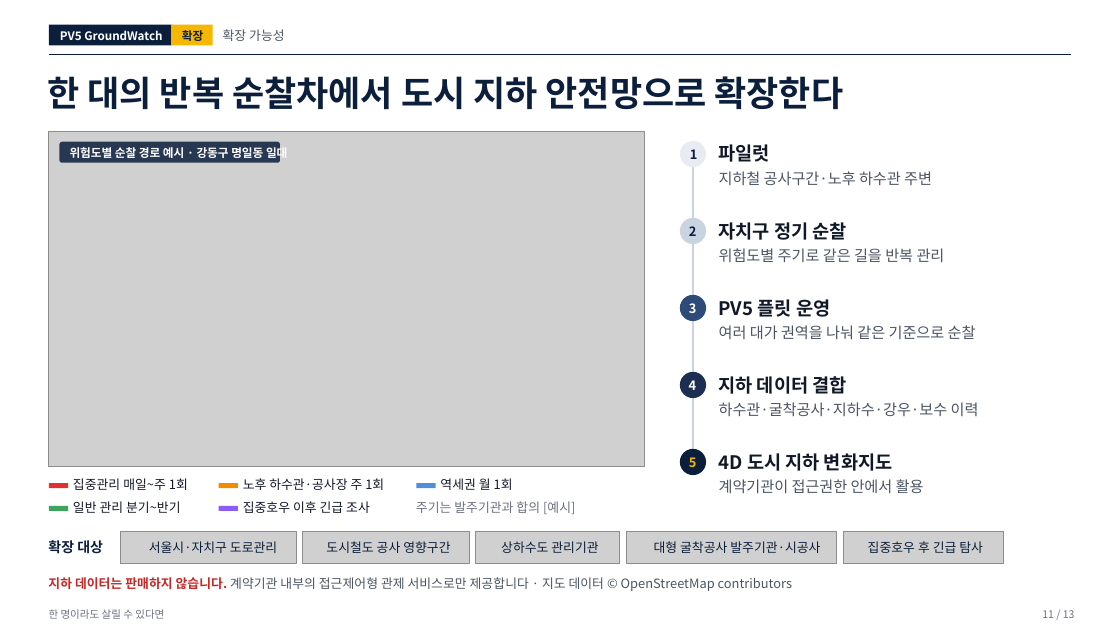
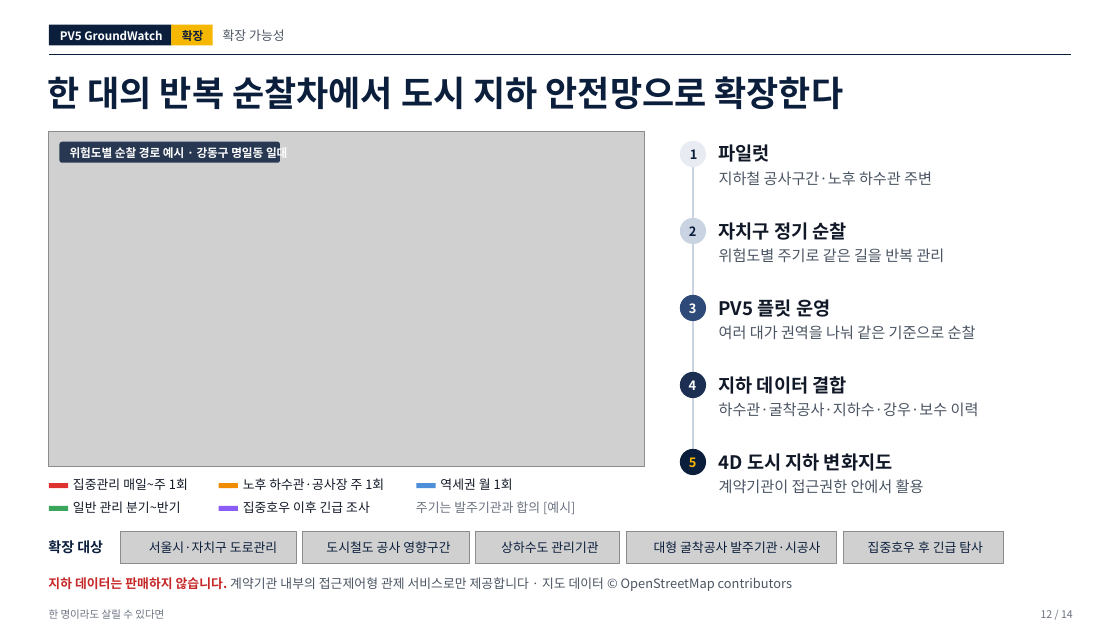
Before and after one commit to woojin-choe/pv5-hose-lab, a slide deck: slide 12 of ppt_all/PV5_GroundWatch_10_19.pptx (slide 11 before the commit). Drawn at 1120x630 pixels with LibreOffice and Linux fonts; fonts in the diff are those of the drawing; grey boxes stand for pictures. Boxes give left, top, right and bottom in pixels: in the first picture for what was removed or moved away, otherwise in the second. Text is boxed around its words. In the diff, an @@ line names an element or a change of style, - is before the commit and + after.

```diff
--- a/ppt_all/PV5_GroundWatch_10_19.pptx
+++ b/ppt_all/PV5_GroundWatch_10_19.pptx
@@ text at [1041,610,1073,618]: text changed @@
-11 / 13
+12 / 14
```
Also in this commit, not shown: 10 other slides changed, 2 slides added, 1 slide removed, 3 other files.
